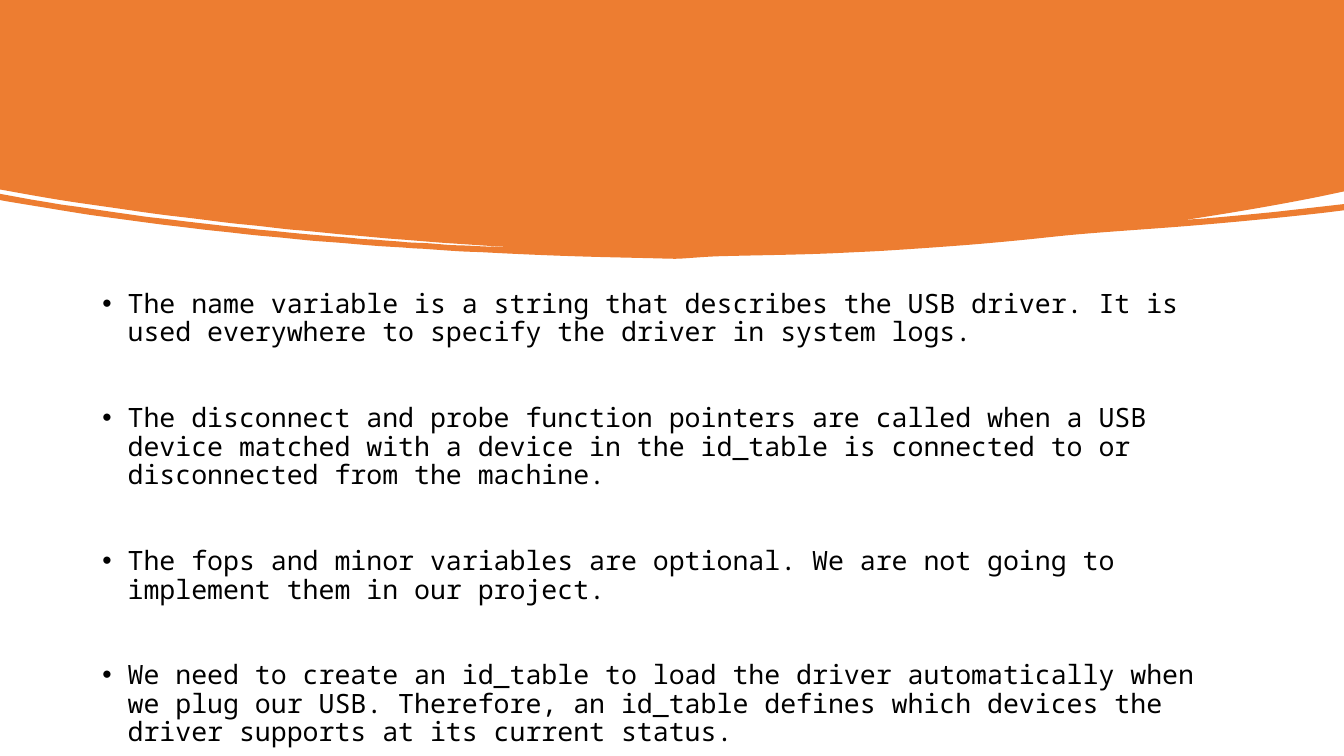
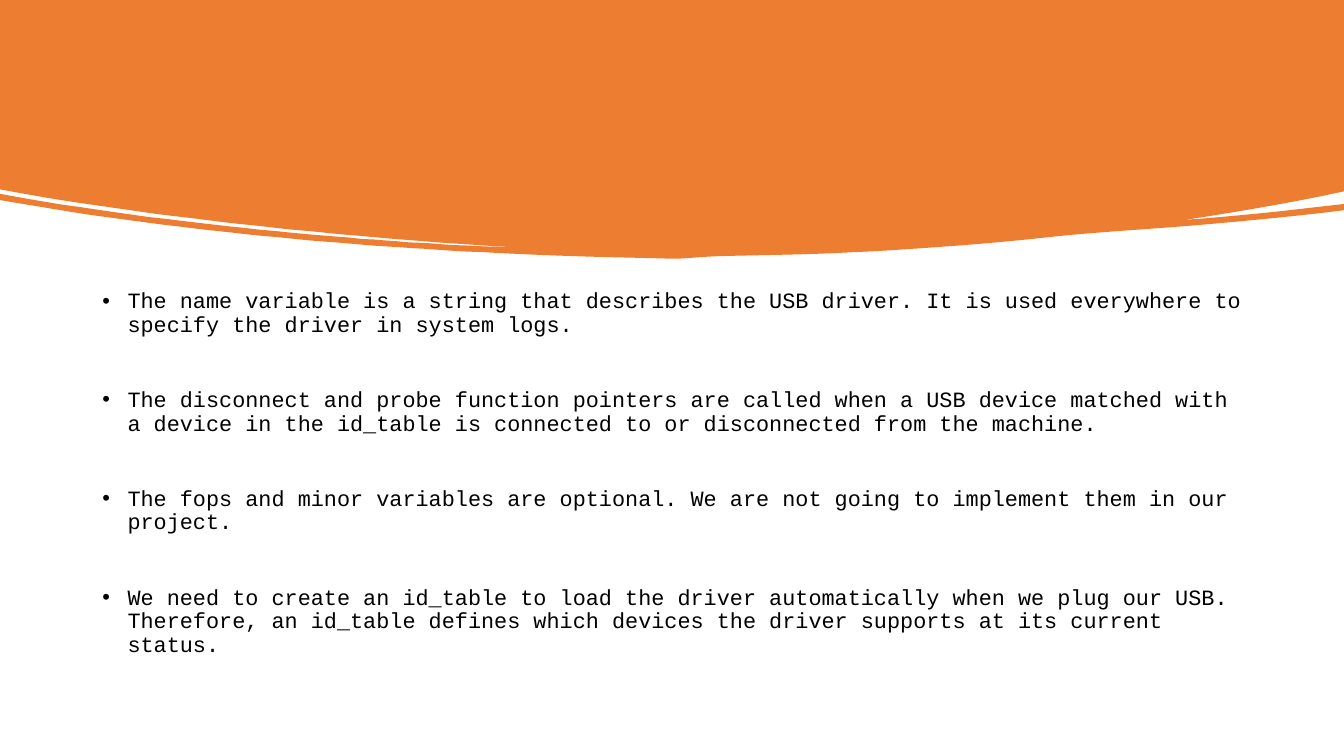
Before and after one commit to hasancpp/CS350-Operating-Systems-Project, a slide deck: slide 8 of progress_report.pptx. Drawn at 1344x756 pixels with LibreOffice and Linux fonts; fonts in the diff are those of the drawing. Boxes give left, top, right and bottom in pixels: in the first picture for what was removed or moved away, otherwise in the second. Text is boxed around its words. In the diff, an @@ line names an element or a change of style, - is before the commit and + after.

```diff
--- a/progress_report.pptx
+++ b/progress_report.pptx
@@ freeform shape at [0,0,1344,259]: outline redrawn @@
@@ text "The name variable is a ..." at [128,293,1241,653]: size 19 to 15.6 pt, font Noto Sans Mono to Courier New @@
```
Also in this commit, not shown: 13 other slides changed, 2 slides added, 17 other files.
